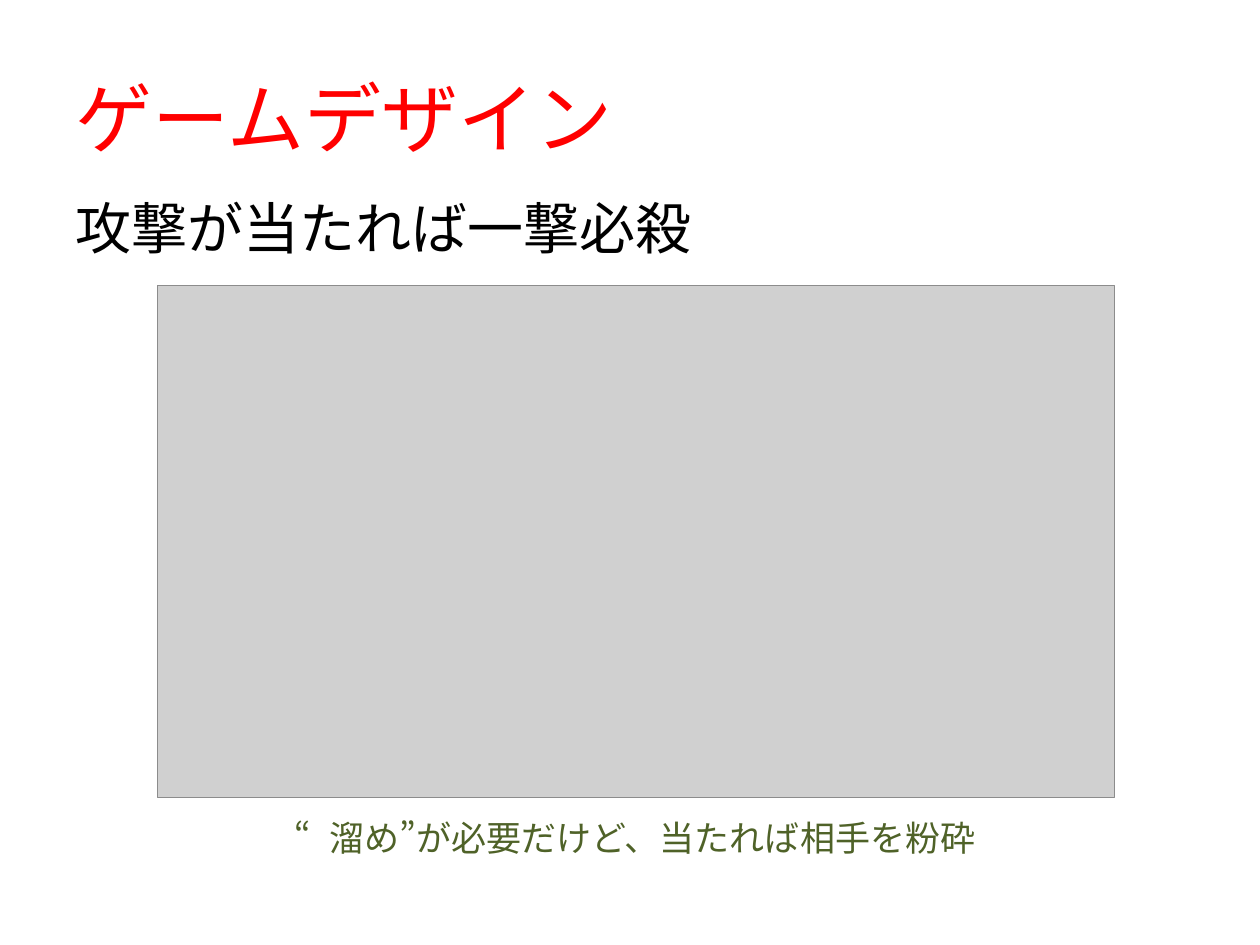
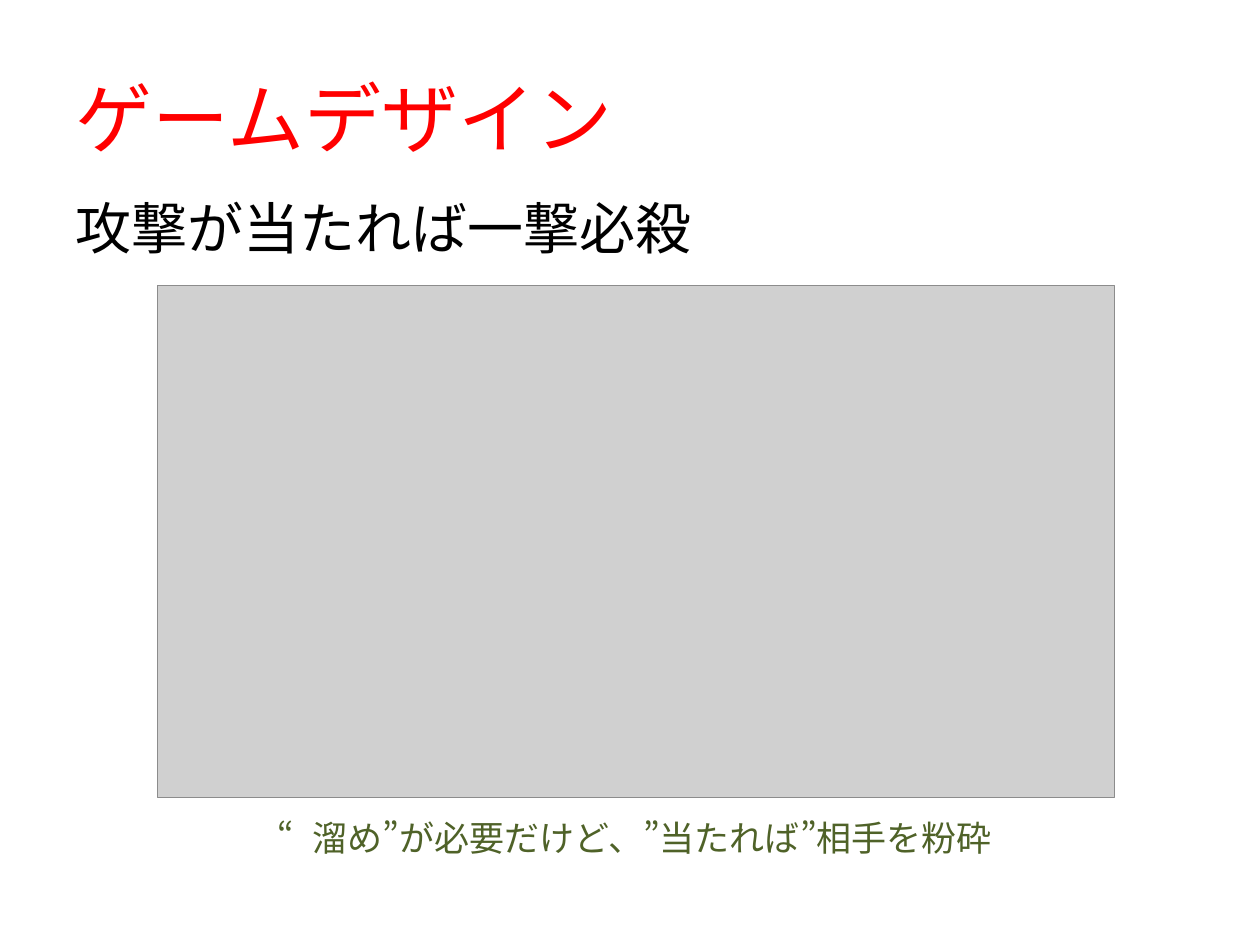
Before and after one commit to POCHOMKIN06/HF21, a slide deck: slide 5 of 企画書5.pptx. Drawn at 1260x945 pixels with LibreOffice and Linux fonts; fonts in the diff are those of the drawing; grey boxes stand for pictures. Boxes give left, top, right and bottom in pixels: in the first picture for what was removed or moved away, otherwise in the second. Text is boxed around its words. In the diff, an @@ line names an element or a change of style, - is before the commit and + after.

```diff
--- a/企画書5.pptx
+++ b/企画書5.pptx
@@ text at (313, 820, 992, 854): text changed @@
-“溜め”が必要だけど、当たれば相手を粉砕
+“溜め”が必要だけど、”当たれば”相手を粉砕
```
Also in this commit, not shown: 1 other slide changed, 1 slide added, 1 slide removed, 26 other files.
